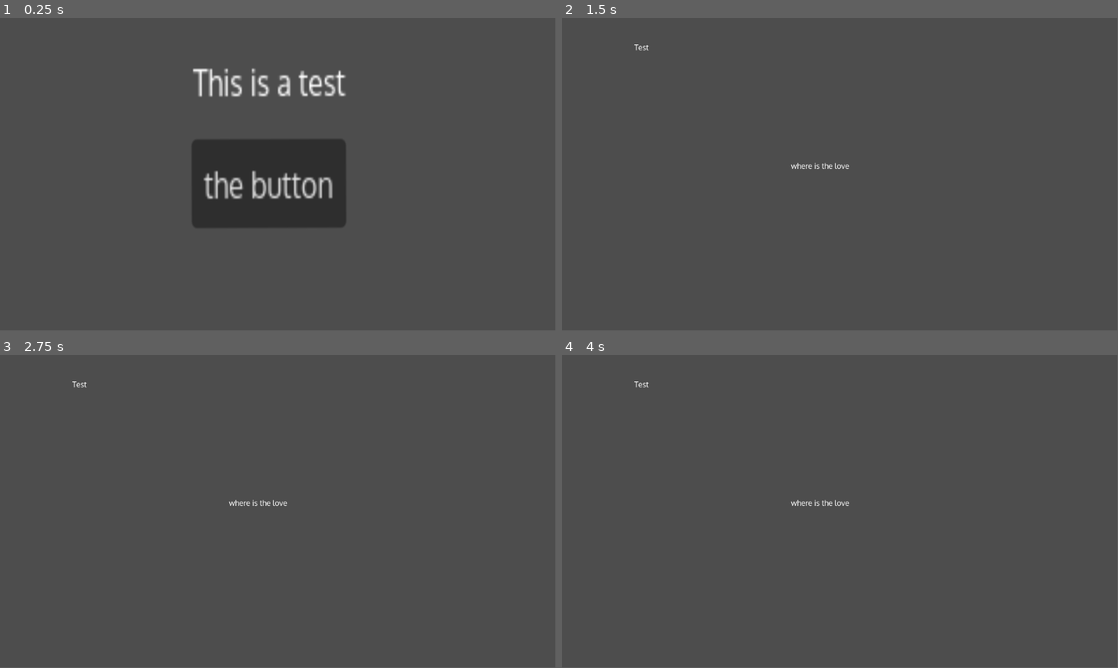
Above: before the commit, frames 1-4 (two rows, left to right).
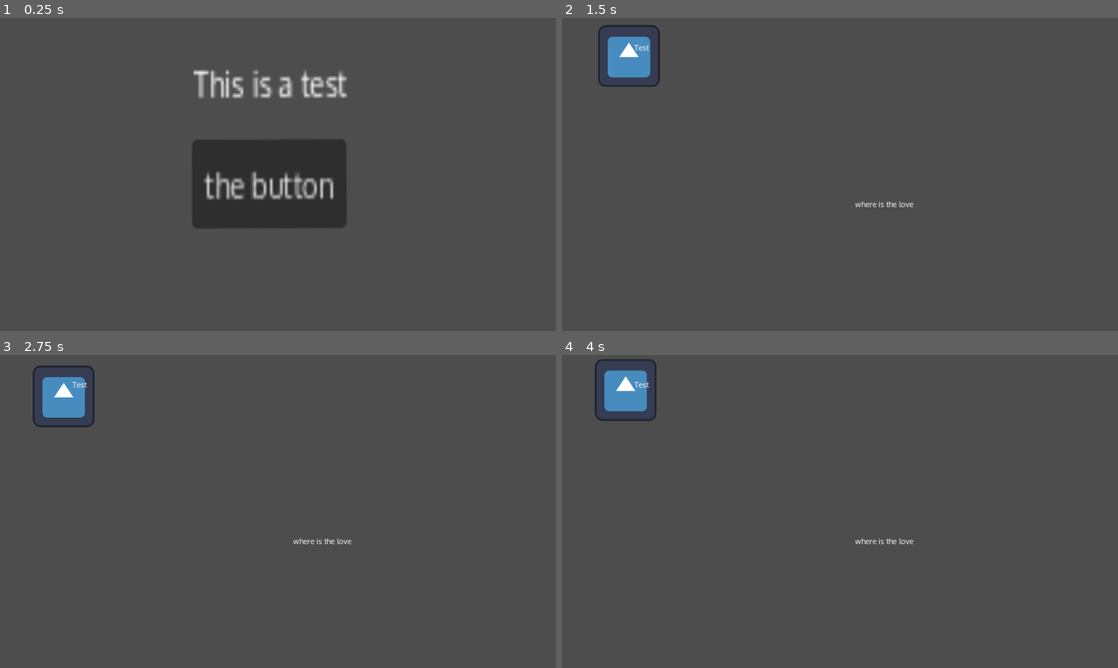
Above: after the commit, the same moments.

Repository: namiwa/game_godot
Game: Godot game, scene res://loadout.tscn
Two runs of this game, one before a commit and one after it. Both use one fixed random seed, a clock stepped at 60 frames per second and the inputs below. The engine's default icon, where the game draws it, is replaced by a stand-in: a white triangle on a blue panel in a dark square.
Inputs:
- Up to frame 1 (0.25 s): no input
- Up to frame 2 (1.5 s): click "the button" at 0.5 s; tap Enter at 1.25 s; hold Right (move_right, bound only after the commit) from 1.28 s (still down)
- Up to frame 3 (2.75 s): tap Space at 2 s; release Right (move_right, bound only after the commit) at 2.03 s; hold Down (move_down, bound only after the commit) from 2.03 s (still down)
- Up to frame 4 (4 s): tap Enter at 2.75 s; release Down (move_down, bound only after the commit) at 2.78 s; hold Right (move_right, bound only after the commit) 2.78-3.53 s; tap Space at 3.5 s; hold Up (move_up, bound only after the commit) from 3.53 s (still down)
In our replay, the window is 799x449 before the commit and 800x450 after it. These sizes can differ from the game's own. Grey fills any space a smaller window leaves; there, only what the larger window draws over its background counts as a difference.

The runs differ from the first frame. In frame 1, 2.0% of the frame differs, in the area x 34-63%, y 16-58%; in frame 2, 1.5%; in frame 3, 1.5%; in frame 4, 1.5%.

Commit message:
feat: add player
bug: player not moving as much

Diff:
--- /dev/null
+++ b/Player.gd
@@ -0,0 +1,30 @@
+extends Area2D
+
+@export var speed = 400
+var screen_size
+
+# Called when the node enters the scene tree for the first time.
+func _ready():
+	screen_size = get_viewport_rect().size
+
+
+# Called every frame. 'delta' is the elapsed time since the previous frame.
+func _process(delta):
+	var velocity = Vector2.ZERO
+	if Input.is_action_pressed("move_down"):
+		velocity.y += 1
+	if Input.is_action_pressed("move_up"):
+		velocity.y -= 1
+	if Input.is_action_pressed("move_left"):
+		velocity.x -= 1
+	if Input.is_action_pressed("move_right"):
+		velocity.x += 1
+
+	if velocity.length() > 0:
+		velocity = velocity.normalized() * speed
+		$AnimatedSprite2D.play()
+	else:
+		$AnimatedSprite2D.stop()
+
+	print_debug('my speed', velocity)
+	position = velocity * delta
--- a/main.tscn
+++ b/main.tscn
@@ -1,8 +1,25 @@
-[gd_scene load_steps=2 format=3 uid="uid://byaer3c3bwof6"]
+[gd_scene load_steps=6 format=3 uid="uid://byaer3c3bwof6"]
 
 [ext_resource type="Script" path="res://main.gd" id="1_bb1ub"]
+[ext_resource type="Texture2D" uid="uid://dmmbgdidttaaw" path="res://icon.svg" id="2_g5mmk"]
+[ext_resource type="Script" path="res://Player.gd" id="2_hoowm"]
+
+[sub_resource type="SpriteFrames" id="SpriteFrames_qcqv2"]
+animations = [{
+"frames": [{
+"duration": 1.0,
+"texture": ExtResource("2_g5mmk")
+}],
+"loop": true,
+"name": &"default",
+"speed": 5.0
+}]
+
+[sub_resource type="RectangleShape2D" id="RectangleShape2D_e782k"]
+size = Vector2(238, 236)
 
 [node name="main" type="Node2D"]
+position = Vector2(132, 78)
 script = ExtResource("1_bb1ub")
 
 [node name="RichTextLabel" type="RichTextLabel" parent="."]
@@ -12,3 +29,16 @@
 offset_bottom = 320.0
 text = "where is the love
 "
+
+[node name="Player" type="Area2D" parent="."]
+position = Vector2(829, 318)
+script = ExtResource("2_hoowm")
+
+[node name="AnimatedSprite2D" type="AnimatedSprite2D" parent="Player"]
+position = Vector2(0, 1)
+sprite_frames = SubResource("SpriteFrames_qcqv2")
+
+[node name="CollisionShape2D" type="CollisionShape2D" parent="Player"]
+position = Vector2(0, 1)
+scale = Vector2(0.5, 0.5)
+shape = SubResource("RectangleShape2D_e782k")
--- a/project.godot
+++ b/project.godot
@@ -19,6 +19,10 @@
 
 Global="*res://global.gd"
 
+[display]
+
+window/stretch/mode="canvas_items"
+
 [gui]
 
 theme/custom_font="res://Fonts/Oxygen-Regular.ttf"
@@ -27,6 +31,29 @@
 theme/default_font_subpixel_positioning=0
 theme/lcd_subpixel_layout=0
 
+[input]
+
+move_right={
+"deadzone": 0.5,
+"events": [Object(InputEventKey,"resource_local_to_scene":false,"resource_name":"","device":-1,"window_id":0,"alt_pressed":false,"shift_pressed":false,"ctrl_pressed":false,"meta_pressed":false,"pressed":false,"keycode":0,"physical_keycode":4194321,"key_label":0,"unicode":0,"echo":false,"script":null)
+]
+}
+move_up={
+"deadzone": 0.5,
+"events": [Object(InputEventKey,"resource_local_to_scene":false,"resource_name":"","device":-1,"window_id":0,"alt_pressed":false,"shift_pressed":false,"ctrl_pressed":false,"meta_pressed":false,"pressed":false,"keycode":0,"physical_keycode":4194320,"key_label":0,"unicode":0,"echo":false,"script":null)
+]
+}
+move_left={
+"deadzone": 0.5,
+"events": [Object(InputEventKey,"resource_local_to_scene":false,"resource_name":"","device":-1,"window_id":0,"alt_pressed":false,"shift_pressed":false,"ctrl_pressed":false,"meta_pressed":false,"pressed":false,"keycode":0,"physical_keycode":4194319,"key_label":0,"unicode":0,"echo":false,"script":null)
+]
+}
+move_down={
+"deadzone": 0.5,
+"events": [Object(InputEventKey,"resource_local_to_scene":false,"resource_name":"","device":-1,"window_id":0,"alt_pressed":false,"shift_pressed":false,"ctrl_pressed":false,"meta_pressed":false,"pressed":false,"keycode":0,"physical_keycode":4194322,"key_label":0,"unicode":0,"echo":false,"script":null)
+]
+}
+
 [rendering]
 
 renderer/rendering_method.mobile="gl_compatibility"
